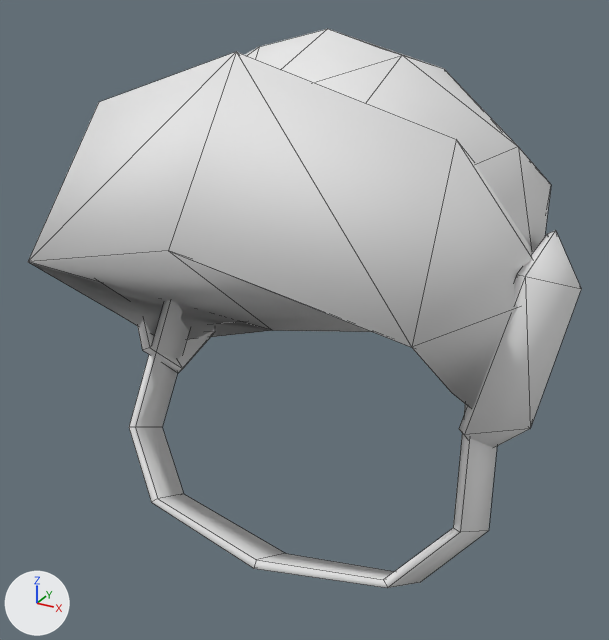
What one commit did to the FBX model Assets/Models/HammerModels/helmet-wario.fbx.
Camera for both pictures: a 50 mm lens placed at (5.1, -9.44, 6.91), pointed at (-0.29, 0.36, 2.01). The axes (+X, +Y, +Z) are drawn at lower left. The lights are the same throughout. The first picture is the older version. Mesh edges are drawn as thin lines. Where no turn or scale is listed for an object, it has been applied to the vertices.

The first picture shows 'hammerhelmet'.
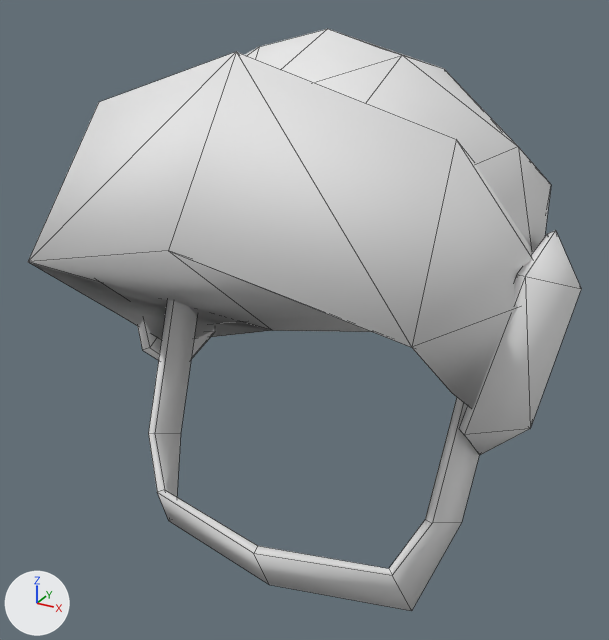
Location of each change, [x1, y1, x2, y2] in pixels of the pictures (609 x 640 px; the box of a moved part takes in the faces that stretch with it):
'hammerhelmet', reshaped
    before: [28, 29, 581, 588]
    after: [28, 29, 581, 611]
part 1 of me_hammerbro, moved or reshaped
    before: [129, 301, 497, 588]
    after: [148, 300, 479, 611]

The change in detail:
me_hammerbro is used by ob_hammerhelmet; location (0.0, 0.69, 3.24).
Before the commit, vertices of me_hammerbro: 36 (-2.69, -0.78, -3.48) at pixel (162, 427), 37 (-2.54, -1.59, -3.01) at pixel (135, 427), 69 (2.69, -0.78, -3.48), 70 (2.54, -1.59, -3.01) at pixel (453, 527), 109 (-2.8, -0.81, -3.49).
Before the commit, vertices of me_hammerbro: 110 (-2.65, -1.62, -3.02) at pixel (128, 427), 142 (2.8, -0.81, -3.49) at pixel (488, 530), 143 (2.65, -1.62, -3.02) at pixel (460, 532).
me_hammerbro had 146 vertices, 202 faces and spanned x -3.38..3.38, y -3.71..3.59, z -4.63..2.76.
me_hammerbro now has 146 vertices, 202 faces and spans x -3.38..3.38, y -3.71..3.59, z -4.74..2.76.
Part 1, on me_hammerbro:
Vertices 69, 70, 142, 143 of me_hammerbro move by (-0.38, 0.0, 0.0).
Vertices 36, 37, 109, 110 of me_hammerbro move by (0.38, 0.0, 0.0).
Vertex 38 of me_hammerbro moves from (-1.97, -1.25, -4.25) at pixel (183, 493) to (-1.97, -1.49, -4.58).
Vertex 39 of me_hammerbro moves from (-1.82, -2.06, -3.78) at pixel (157, 498) to (-1.82, -1.88, -3.73) at pixel (164, 489).
Vertex 40 of me_hammerbro moves from (0.0, -1.43, -4.52) at pixel (285, 553) to (0.0, -1.79, -4.7).
Vertex 41 of me_hammerbro moves from (0.0, -2.24, -4.06) at pixel (256, 559) to (0.0, -2.19, -3.85) at pixel (257, 545).
Vertex 71 of me_hammerbro moves from (1.97, -1.25, -4.25) to (1.97, -1.49, -4.58).
Vertex 72 of me_hammerbro moves from (1.82, -2.06, -3.78) at pixel (383, 579) to (1.82, -1.88, -3.73) at pixel (388, 568).
Vertex 111 of me_hammerbro moves from (-2.06, -1.3, -4.31) to (-2.06, -1.56, -4.6) at pixel (168, 520).
Vertex 112 of me_hammerbro moves from (-1.9, -2.11, -3.84) at pixel (151, 502) to (-1.9, -1.96, -3.75) at pixel (157, 492).
Vertex 113 of me_hammerbro moves from (0.0, -1.49, -4.63) to (0.0, -1.91, -4.74) at pixel (269, 584).
Vertex 114 of me_hammerbro moves from (0.0, -2.3, -4.16) at pixel (253, 568) to (0.0, -2.3, -3.9) at pixel (253, 553).
Vertex 144 of me_hammerbro moves from (2.06, -1.3, -4.31) at pixel (420, 582) to (2.06, -1.56, -4.6) at pixel (411, 610).
Vertex 145 of me_hammerbro moves from (1.9, -2.11, -3.84) at pixel (387, 587) to (1.9, -1.96, -3.75) at pixel (392, 575).
